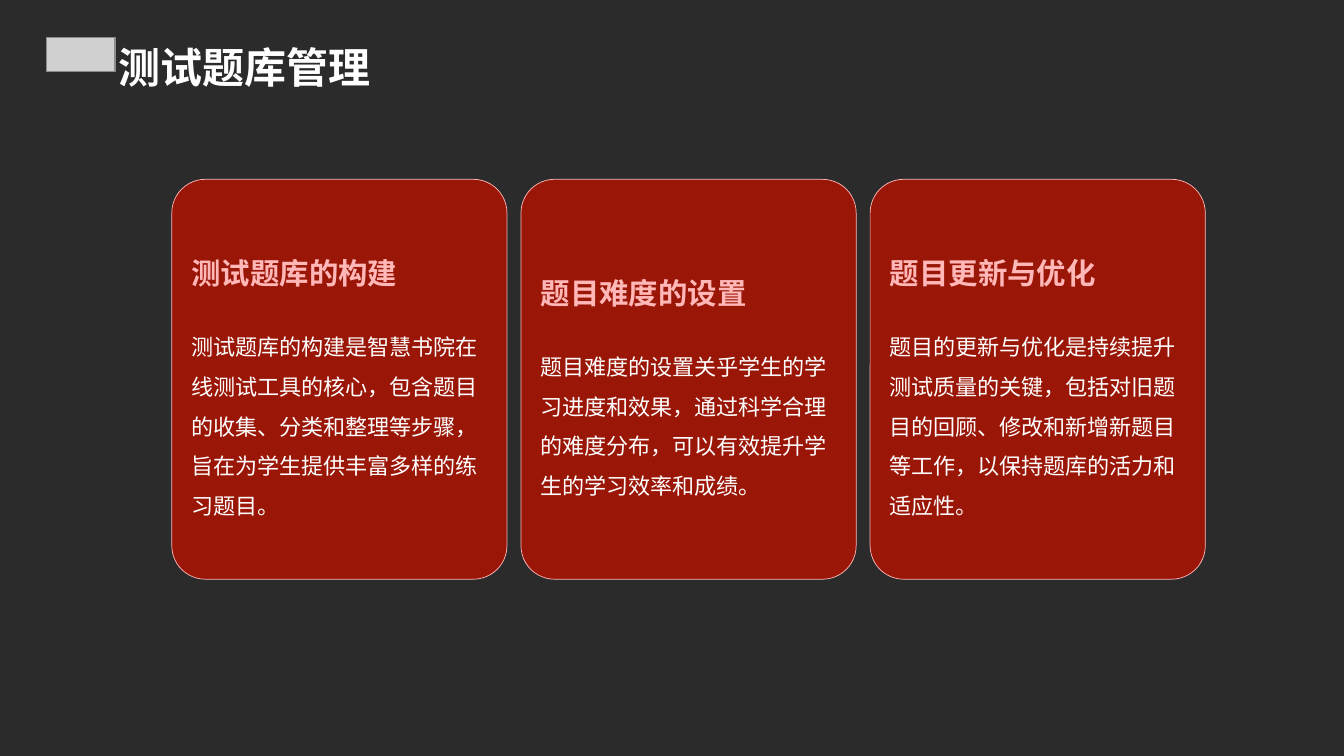
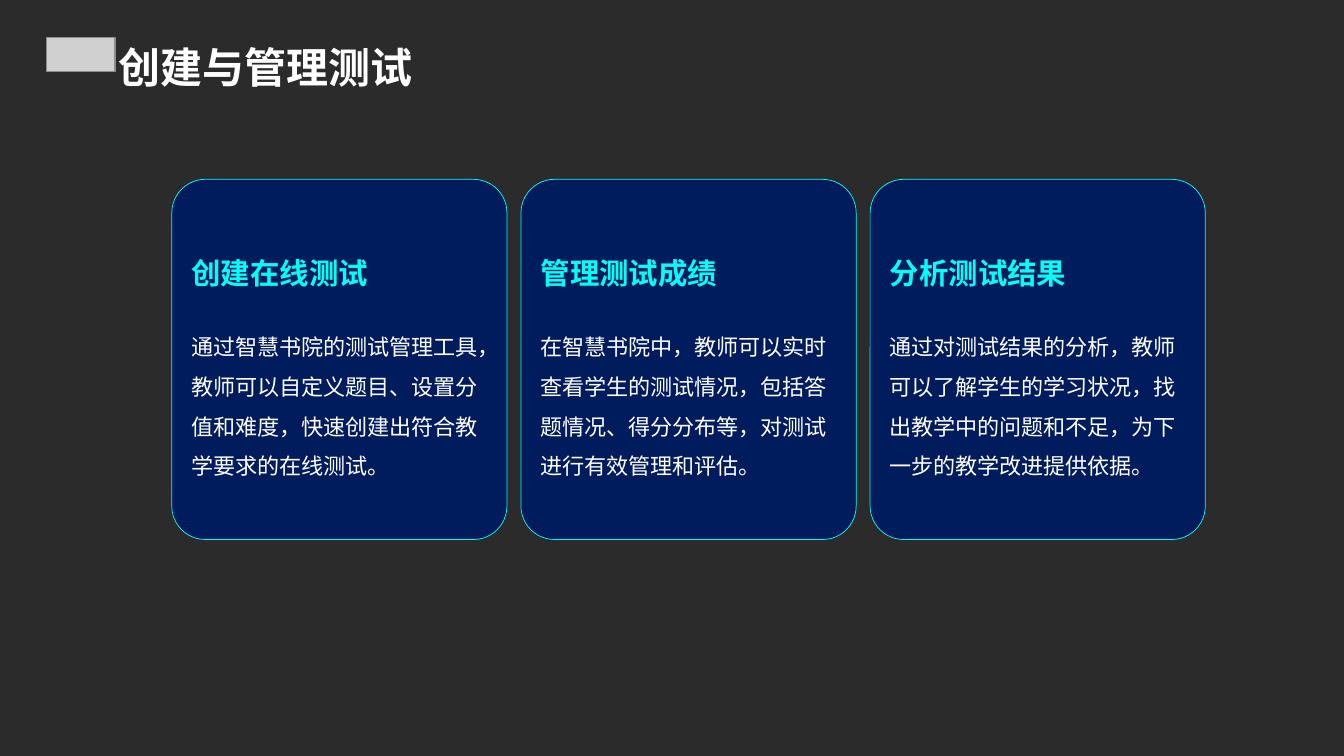
Before and after one commit to FlashLizard/Intelligent_Learning_Platform, a slide deck: slide 13 of src/generate_ppt/generate_ppt/ppttmp.ppt. Drawn at 1344x756 pixels with LibreOffice and Linux fonts; fonts in the diff are those of the drawing; grey boxes stand for pictures; background and template pictures are left out; a plain dark background stands for a picture behind light text. Boxes give left, top, right and bottom in pixels: in the first picture for what was removed or moved away, otherwise in the second. Text is boxed around its words. In the diff, an @@ line names an element or a change of style, - is before the commit and + after.

```diff
--- a/src/generate_ppt/generate_ppt/ppttmp.ppt
+++ b/src/generate_ppt/generate_ppt/ppttmp.ppt
@@ text at <box>118,47,412,87</box>: text changed @@
-测试题库管理
+创建与管理测试
@@ rounded rectangle "创建在线测试": place and size @@
-rounded rectangle "创建在线测试" at <box>171,179,507,580</box>
+rounded rectangle "创建在线测试" at <box>171,179,507,539</box>
@@ rounded rectangle "管理测试成绩": place and size @@
-rounded rectangle "管理测试成绩" at <box>521,179,857,580</box>
+rounded rectangle "管理测试成绩" at <box>521,179,857,539</box>
@@ fill #9A1607 to #001C5C; outline #FFB7B7 0.5 pt to #00FFF8 0.5 pt in 3 elements at <box>171,179,507,539</box>, <box>521,179,857,539</box>, <box>870,179,1206,539</box> @@
@@ rounded rectangle "分析测试结果": place and size @@
-rounded rectangle "分析测试结果" at <box>870,179,1206,580</box>
+rounded rectangle "分析测试结果" at <box>870,179,1206,539</box>
@@ text in rounded rectangle at <box>192,259,500,476</box>: text changed @@
-测试题库的构建
-测试题库的构建是智慧书院在线测试工具的核心，包含题目的收集、分类和整理等步骤，旨在为学生提供丰富多样的练习题目。
+创建在线测试
+通过智慧书院的测试管理工具，教师可以自定义题目、设置分值和难度，快速创建出符合教学要求的在线测试。
@@ text in rounded rectangle at <box>541,259,827,476</box>: text changed @@
-题目难度的设置
-题目难度的设置关乎学生的学习进度和效果，通过科学合理的难度分布，可以有效提升学生的学习效率和成绩。
+管理测试成绩
+在智慧书院中，教师可以实时查看学生的测试情况，包括答题情况、得分分布等，对测试进行有效管理和评估。
@@ text in rounded rectangle at <box>890,259,1176,476</box>: text changed @@
-题目更新与优化
-题目的更新与优化是持续提升测试质量的关键，包括对旧题目的回顾、修改和新增新题目等工作，以保持题库的活力和适应性。
+分析测试结果
+通过对测试结果的分析，教师可以了解学生的学习状况，找出教学中的问题和不足，为下一步的教学改进提供依据。
```
Also in this commit, not shown: 22 other slides changed, 3 slides removed, 3 other files.
